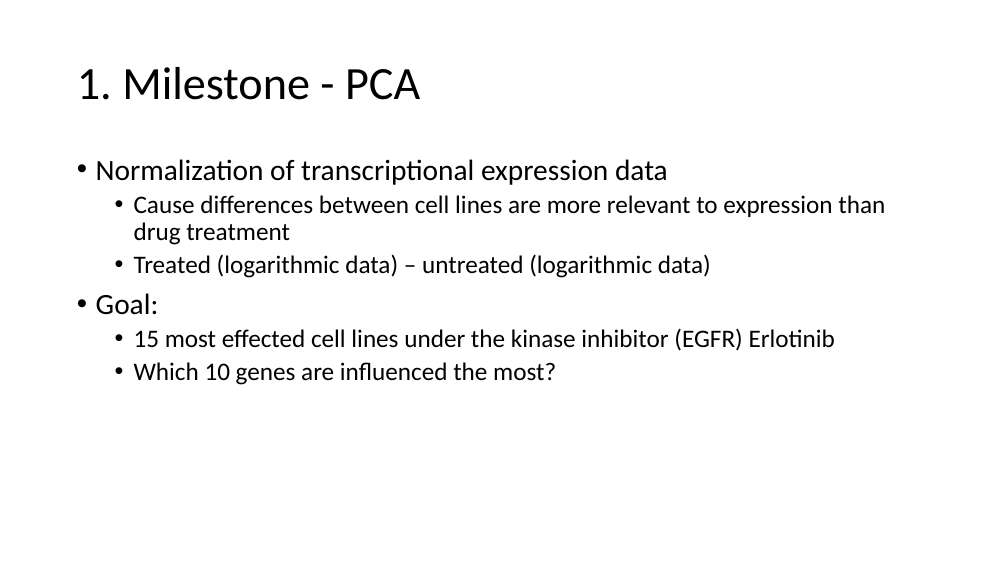
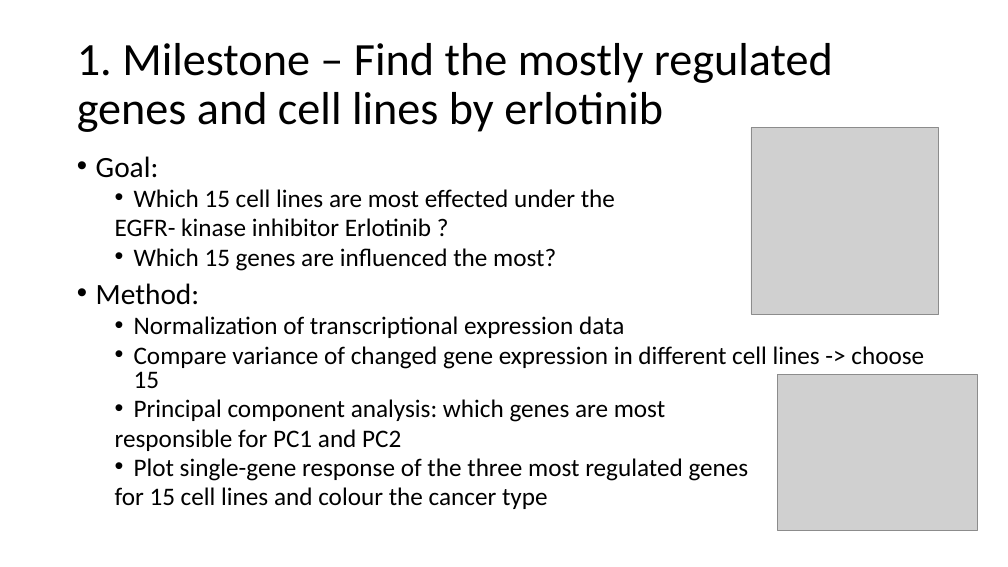
Before and after one commit to datascience-mobi/group-04-project-2-4, a slide deck: slide 3 of Project proposel.pptx. Drawn at 1008x567 pixels with LibreOffice and Linux fonts; fonts in the diff are those of the drawing; grey boxes stand for pictures. Boxes give left, top, right and bottom in pixels: in the first picture for what was removed or moved away, otherwise in the second. Text is boxed around its words. In the diff, an @@ line names an element or a change of style, - is before the commit and + after.

```diff
--- a/Project proposel.pptx
+++ b/Project proposel.pptx
@@ title at (x1=77, y1=43, x2=833, y2=132): text changed @@
-1. Milestone - PCA
+1. Milestone – Find the mostly regulated genes and cell lines by erlotinib
@@ picture added at (x1=751, y1=128, x2=938, y2=314) @@
@@ text at (x1=96, y1=156, x2=615, y2=305): paragraphs added @@
+• Goal:
+  • Which 15 cell lines are most effected under the
+  EGFR- kinase inhibitor Erlotinib ?
+  • Which 15 genes are influenced the most?
+• Method:
@@ text at (x1=134, y1=316, x2=624, y2=338): size 28 to 24 pt in "Normalization of transcriptional expression data"; list level 1 to 2 in "Normalization of transcriptional expression data"; line spacing 0.9 to 0.8 @@
@@ text at (x1=115, y1=346, x2=924, y2=509): text changed @@
-  • Cause differences between cell lines are more relevant to expression than drug treatment
-  • Treated (logarithmic data) – untreated (logarithmic data)
-• Goal:
-  • 15 most effected cell lines under the kinase inhibitor (EGFR) Erlotinib
-  • Which 10 genes are influenced the most?
+  • Compare variance of changed gene expression in different cell lines -> choose 15
+  • Principal component analysis: which genes are most
+  responsible for PC1 and PC2
+  • Plot single-gene response of the three most regulated genes
+  for 15 cell lines and colour the cancer type
@@ picture added at (x1=778, y1=374, x2=978, y2=530) @@
```
Also in this commit, not shown: 4 other slides changed.
